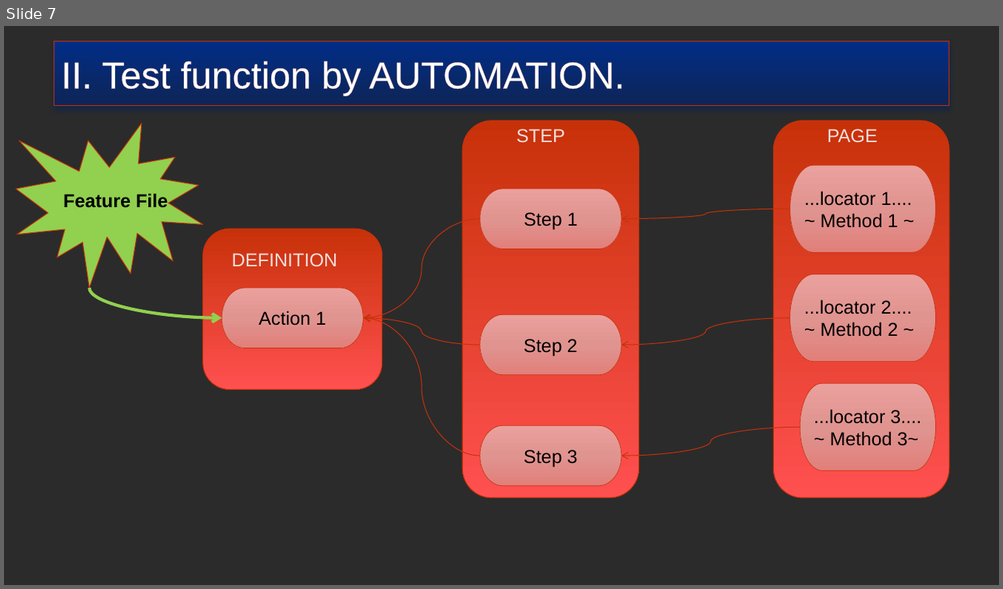
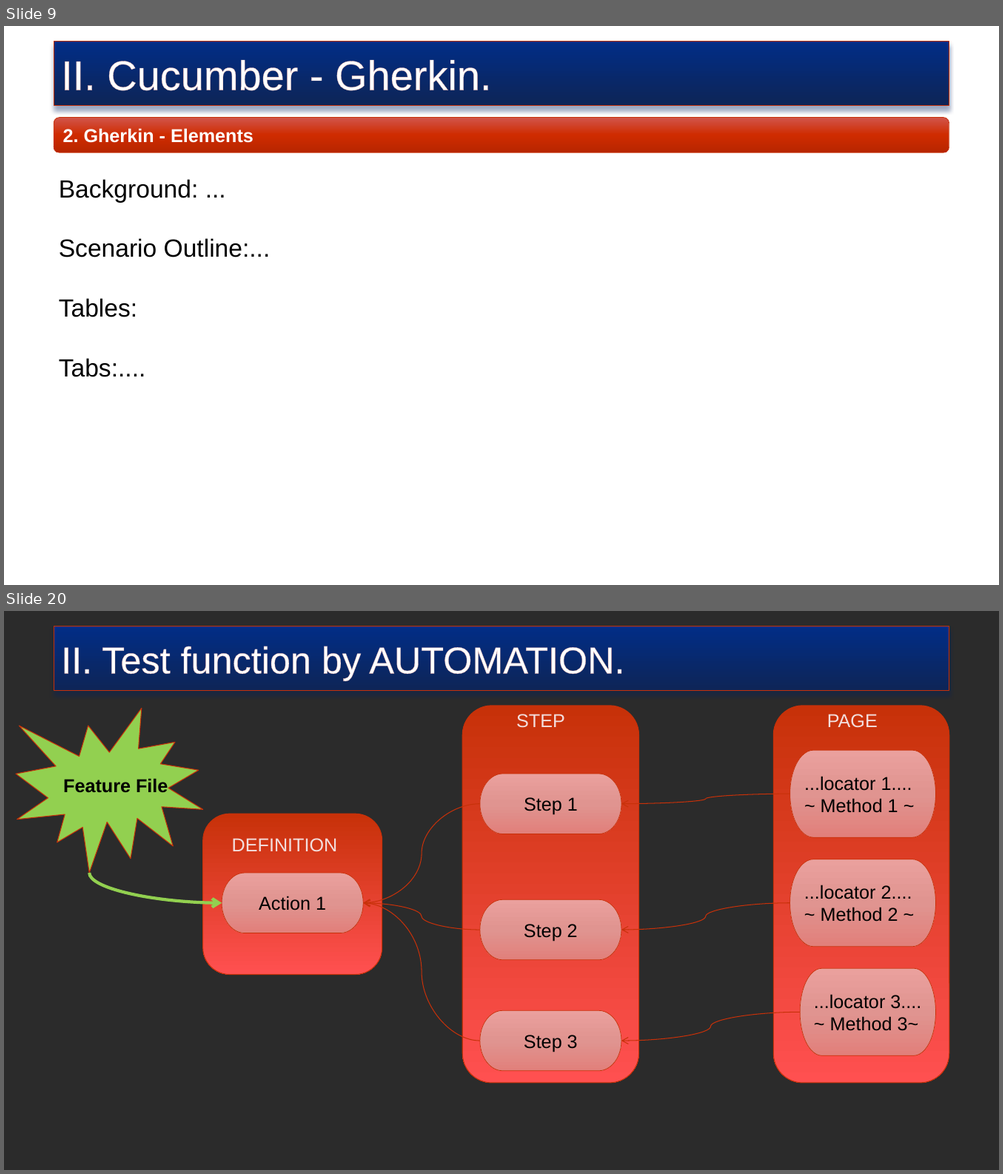
Before and after one commit to truyenkv/sharing, a slide deck: Sharing.pptx. Shown one above the other, each under a label of ours: slide 7 before the commit, slides 9 and 20 after it; the slides between them are not shown. The pictures are 1003x589 and 1003x1174 pixels, drawn with LibreOffice and Linux fonts; fonts in the diff are those of the drawing; background and template pictures are left out; a plain dark background stands for a picture behind light text. Boxes give left, top, right and bottom in pixels: in the first picture for what was removed or moved away, otherwise in the second. Text is boxed around its words. In the diff, an @@ line names an element or a change of style, - is before the commit and + after.

```diff
--- a/Sharing.pptx
+++ b/Sharing.pptx
@@ slide 9 added at (x1=4, y1=26, x2=999, y2=585), background picture (left out) @@
@@ rectangle added at (x1=54, y1=42, x2=949, y2=106), fill gradient #012D86 to #0E2557, outline #C73109 0.75 pt, 40 pt, text #FFFFFF @@
+II. Cucumber - Gherkin.
@@ rounded rectangle added at (x1=54, y1=118, x2=949, y2=153), fill gradient #D1554B to #D02C00 to #B92700, outline #C73109 0.5 pt, 18 pt, text #FFFFFF, bold @@
+2. Gherkin - Elements
@@ text added at (x1=59, y1=179, x2=270, y2=378), 24 pt, text #000000 @@
+Background: ...
+Scenario Outline:...
+Tables:
+Tabs:....
@@ what was slide 7 is now slide 20 @@
```
Also in this commit, not shown: 5 slides changed, 14 other slides added, 1 slide removed.
